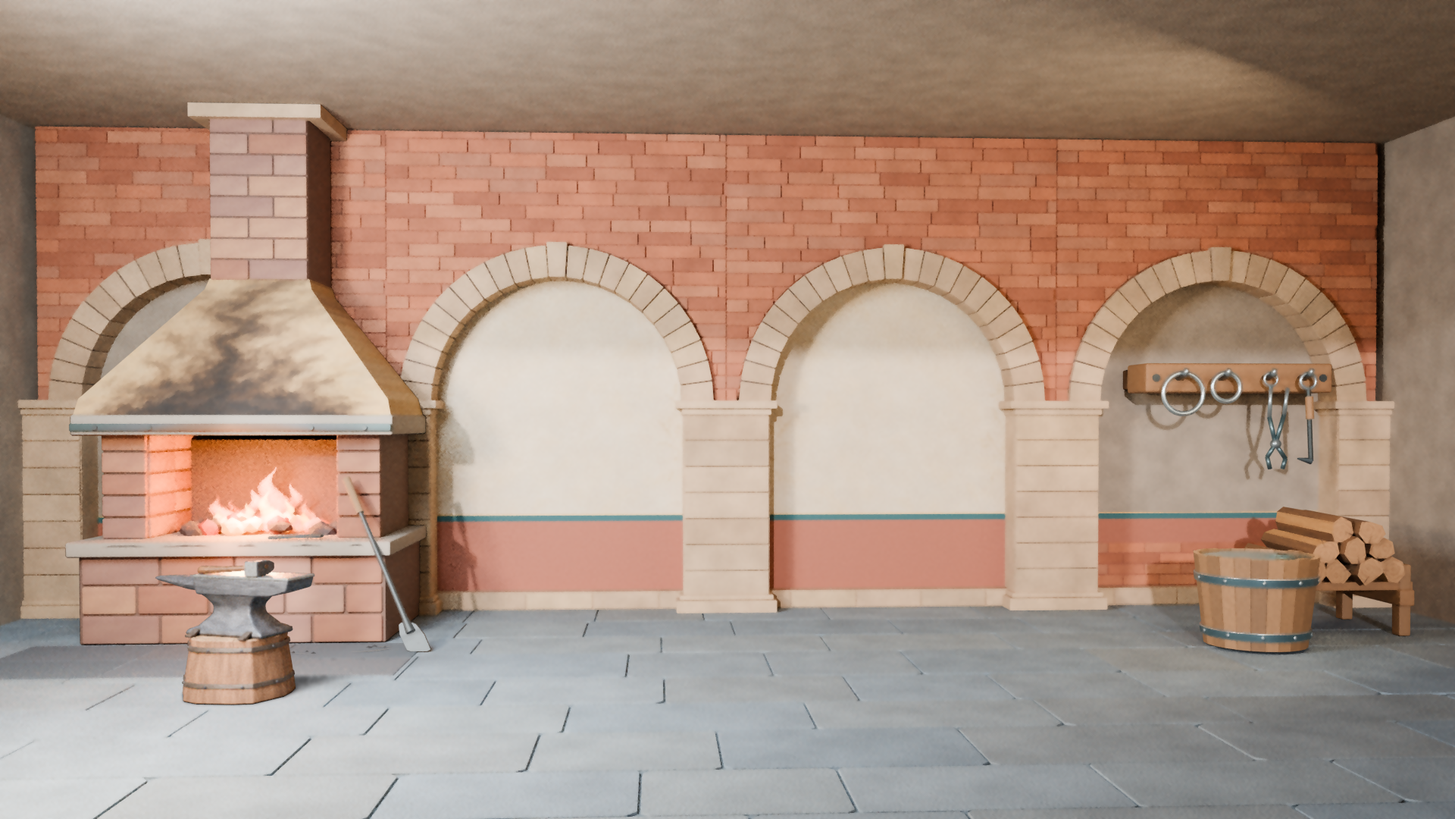
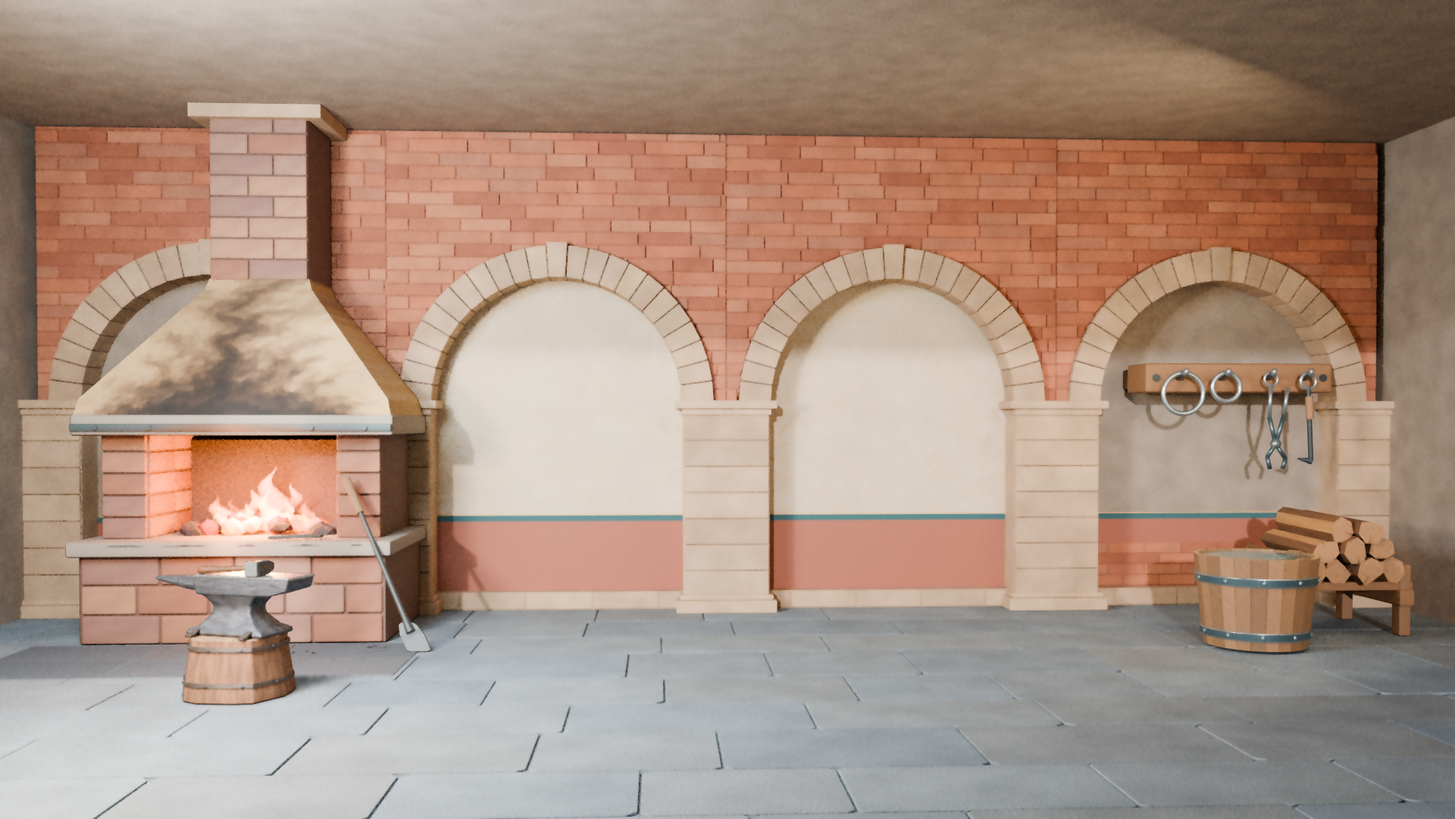
Two versions of the same layered image (1455 × 819). Layer-by-layer changes:
painted on "炉光与道具在建筑上的投影" over box(416, 393, 582, 677)
